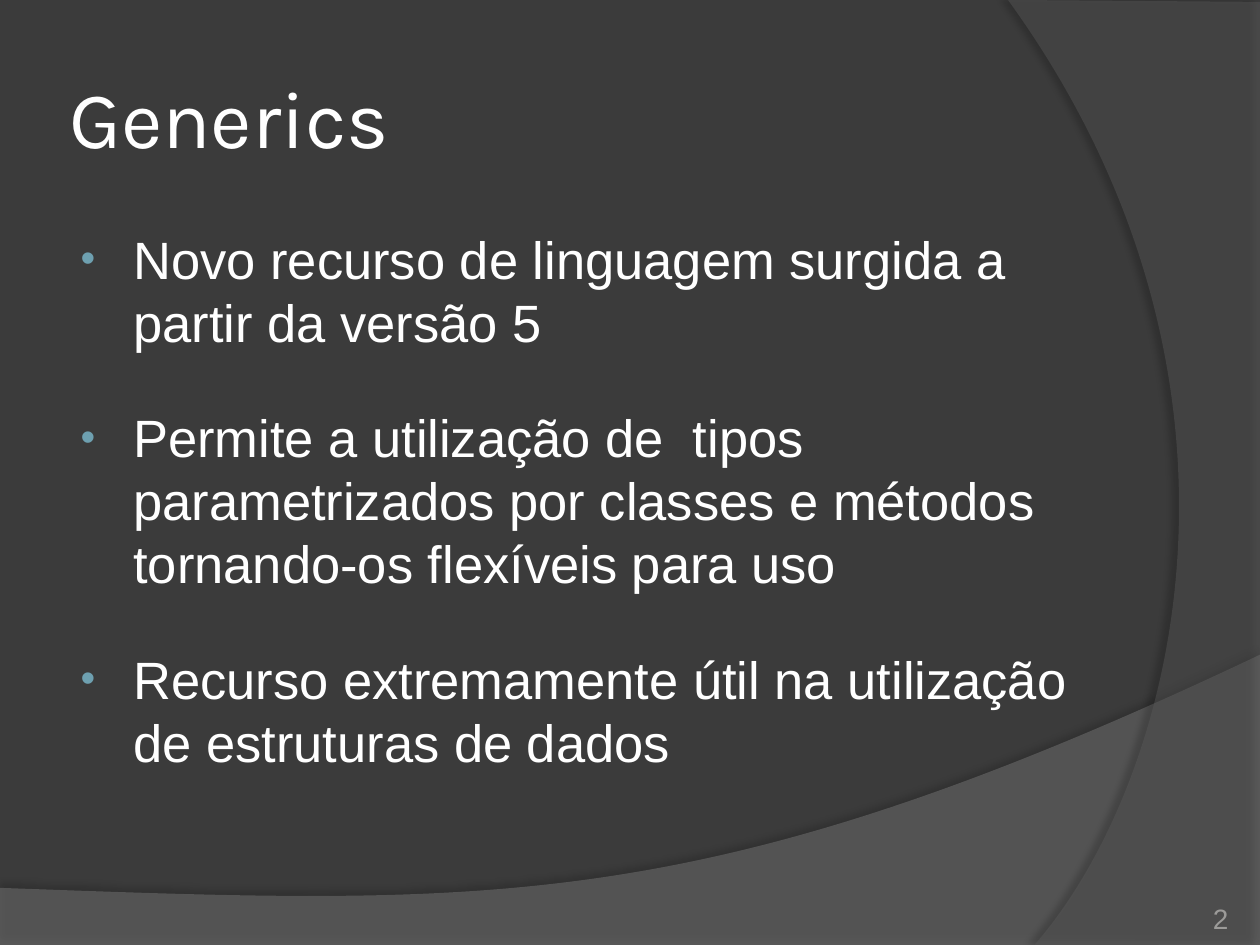
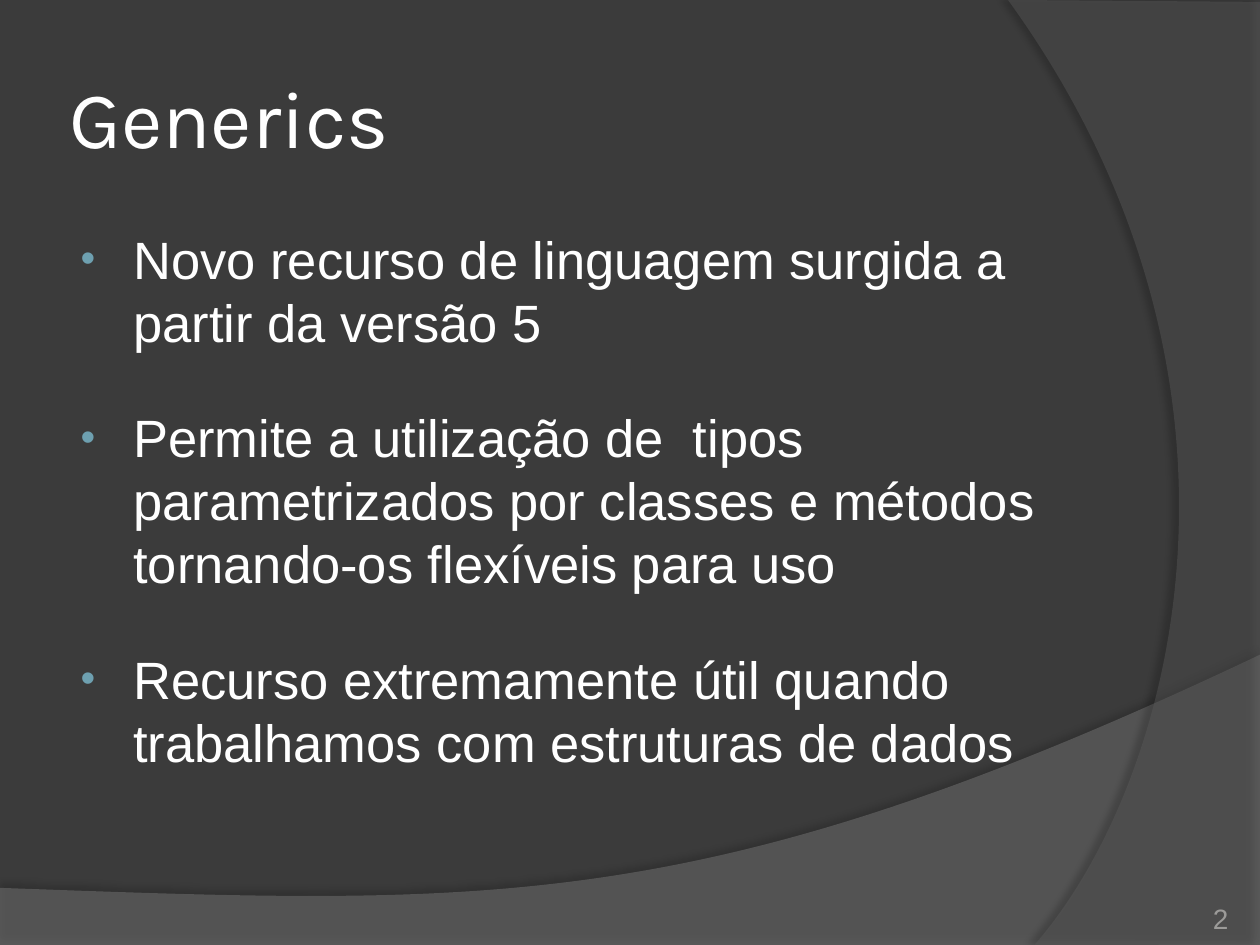
Before and after one commit to duchesqui/slzvieira-training, a slide deck: slide 2 of 2-Java-Programmer-Modulo-II/08.Capitulo02.pptx. Drawn at 1260x945 pixels with LibreOffice and Linux fonts; fonts in the diff are those of the drawing. Boxes give left, top, right and bottom in pixels: in the first picture for what was removed or moved away, otherwise in the second. Text is boxed around its words. In the diff, an @@ line names an element or a change of style, - is before the commit and + after.

```diff
--- a/2-Java-Programmer-Modulo-II/08.Capitulo02.pptx
+++ b/2-Java-Programmer-Modulo-II/08.Capitulo02.pptx
@@ text at (133, 660, 1014, 763): text changed @@
-• Recurso extremamente útil na utilização de estruturas de dados
+• Recurso extremamente útil quando trabalhamos com estruturas de dados
```
Also in this commit, not shown: 1 other slide changed, 3 other files.
